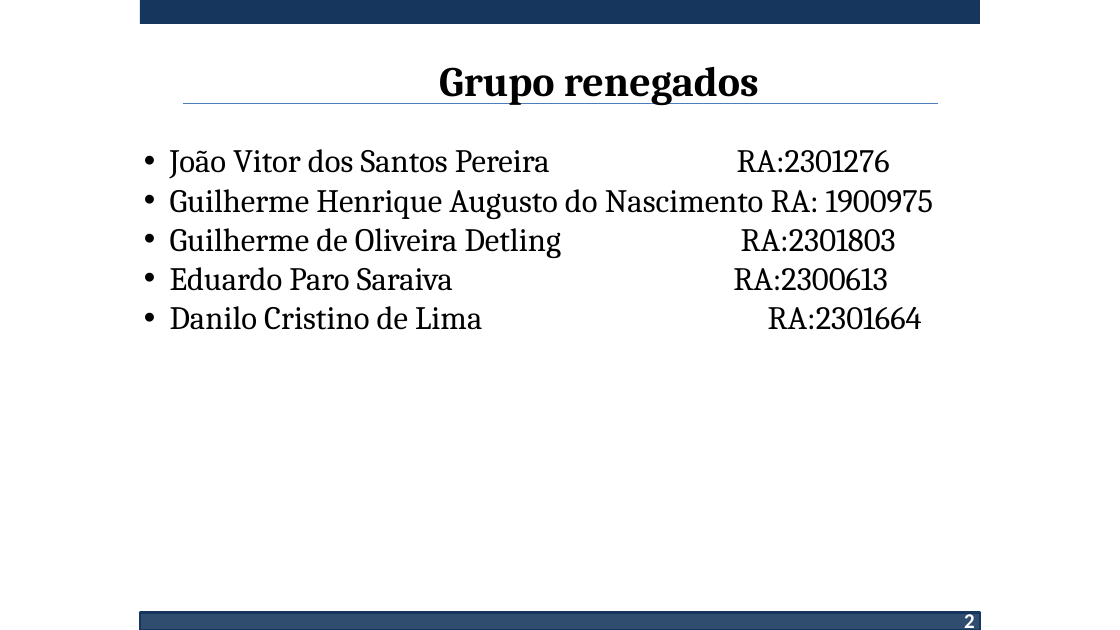
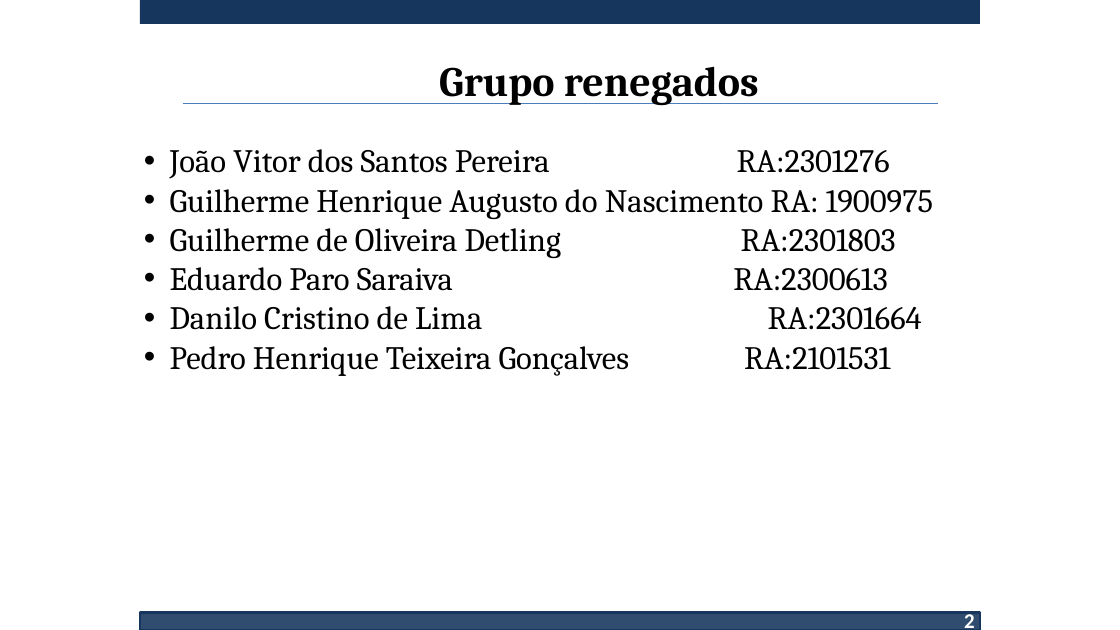
Before and after one commit to guilhermedetling-png/Trabalho-lego-Robotica, a slide deck: slide 2 of Apresentação/Apresentação do Robo resolvedor de cubo magico.pptx. Drawn at 1120x630 pixels with LibreOffice and Linux fonts; fonts in the diff are those of the drawing; background and template pictures are left out. Boxes give left, top, right and bottom in pixels: in the first picture for what was removed or moved away, otherwise in the second. Text is boxed around its words. In the diff, an @@ line names an element or a change of style, - is before the commit and + after.

```diff
--- a/Apresentação/Apresentação do Robo resolvedor de cubo magico.pptx
+++ b/Apresentação/Apresentação do Robo resolvedor de cubo magico.pptx
@@ text at (x1=170, y1=346, x2=890, y2=376): paragraph added @@
+• Pedro Henrique Teixeira Gonçalves RA:2101531
```
